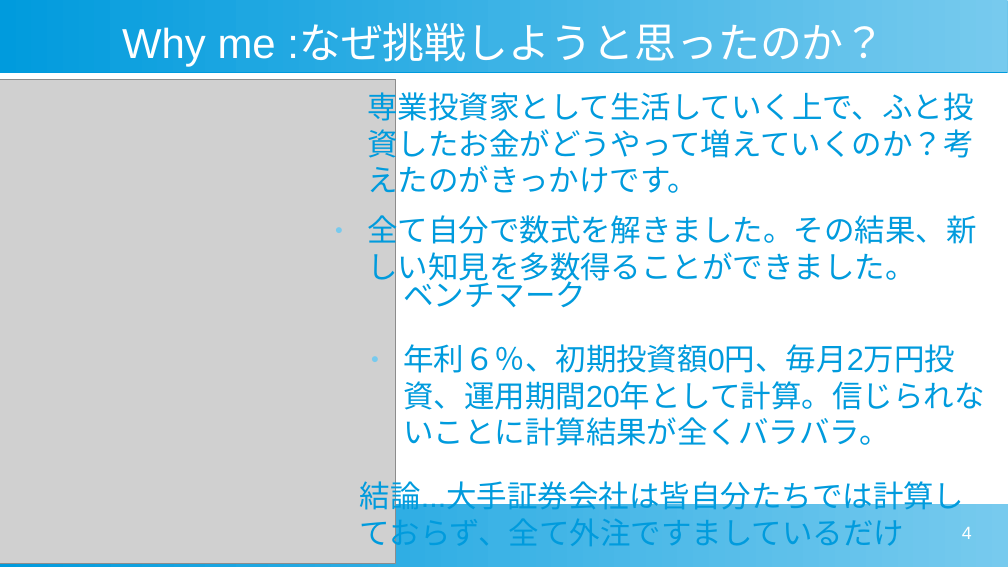
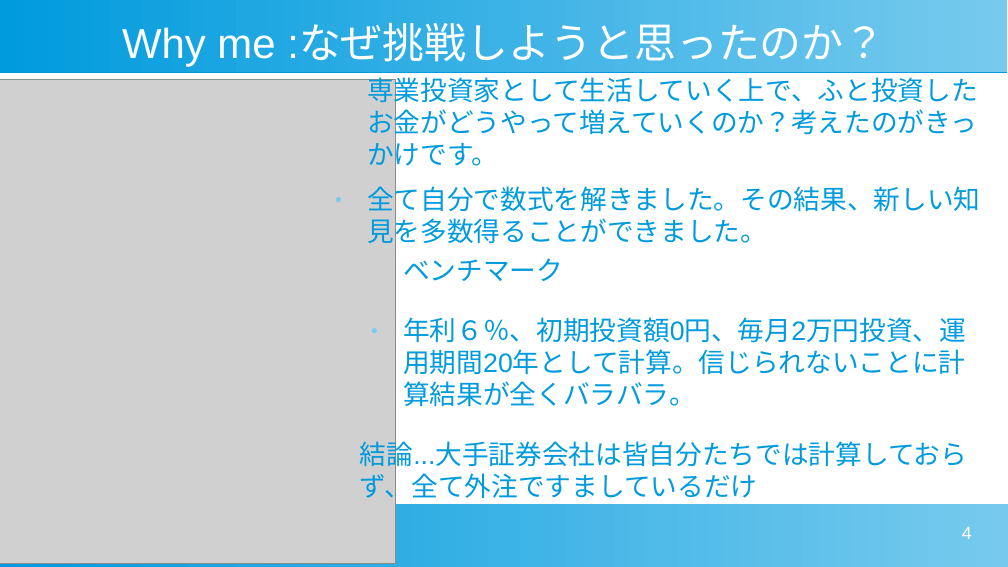
Before and after one commit to TatsuyaFukunaga/stock-search, a slide deck: slide 4 of mentor.pptx. Drawn at 1008x567 pixels with LibreOffice and Linux fonts; fonts in the diff are those of the drawing; grey boxes stand for pictures. Boxes give left, top, right and bottom in pixels: in the first picture for what was removed or moved away, otherwise in the second. Text is boxed around its words. In the diff, an @@ line names an element or a change of style, - is before the commit and + after.

```diff
--- a/mentor.pptx
+++ b/mentor.pptx
@@ text "専業投資家として生活していく上で、ふと投資したお金がどうやって増えていくのか？考えたのがきっかけです。": place and size @@
-text "専業投資家として生活していく上で、ふと投資したお金がどうやって増えていくのか？考えたのがきっかけです。" at box(367, 87, 977, 286)
+text "専業投資家として生活していく上で、ふと投資したお金がどうやって増えていくのか？考えたのがきっかけです。" at box(367, 77, 980, 249)
@@ text "専業投資家として生活していく上で、ふと投資したお金がどうやって増えていくのか？考えたのがきっかけです。" at box(367, 77, 980, 249): size 24 to 21 pt @@
@@ text "ベンチマーク" at box(360, 258, 967, 503): size 24 to 21 pt @@
@@ text "ベンチマーク": place and size @@
-text "ベンチマーク" at box(360, 275, 985, 552)
+text "ベンチマーク" at box(360, 258, 967, 503)
```
Also in this commit, not shown: 5 other slides changed.
